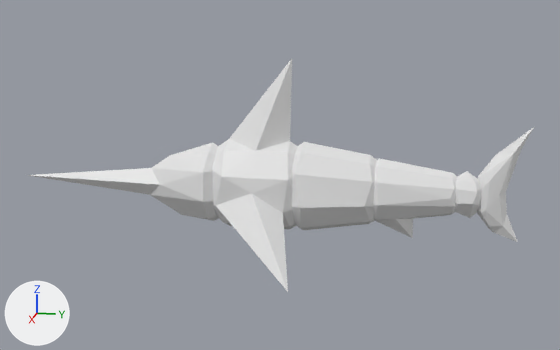
The FBX model Assets/Art/swordy.fbx as it was, and as the next commit left it.
Before and after are seen from a 50 mm camera at (19.41, 4.43, 5.14) aimed at (0.0, 0.54, 0.28). Arrows for +X, +Y and +Z are at lower left; the lights stay in place. Where no turn or scale is listed for an object, it has been applied to the vertices.

In view in the first picture: 'Swordy_Segment_0_Head', 'Swordy_Segment_1_Dorsal_Fin', 'Swordy_Segment_2_Body_1', 'Swordy_Segment_3_Body_2', 'Swordy_Segment_4_Tail_Pivot', 'Swordy_Segment_5_Tail_Fin'.
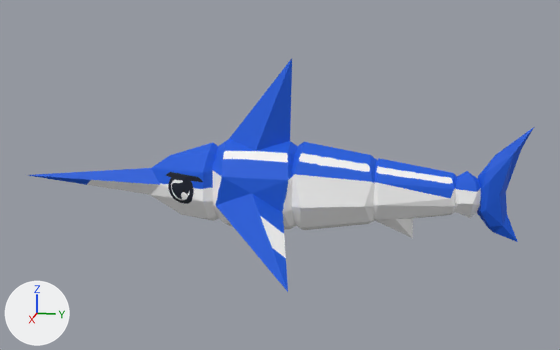
Pixel boxes (x1, y1, x2, y2) of what changed, in the pictures (560 x 350 px):
'Swordy_Segment_1_Dorsal_Fin', recoloured, surface changed (white to blue)
    both: (212, 59, 319, 292)
'Swordy_Segment_2_Body_1', recoloured, surface changed
    both: (291, 142, 377, 230)
'Swordy_Segment_3_Body_2', recoloured, surface changed
    both: (373, 158, 457, 238)
'Swordy_Segment_5_Tail_Fin', recoloured (grey to blue)
    both: (477, 127, 534, 242)
'Swordy_Segment_4_Tail_Pivot', recoloured
    both: (454, 171, 481, 218)
'Swordy_Segment_0_Head_SPEAR', added (blue)
    after: (28, 172, 91, 185)
part 4 of me_cylinder_005, built on
    before: (28, 168, 202, 201)
    after: (87, 168, 202, 201)
part 5 of me_cylinder_005, recoloured
    both: (151, 142, 218, 221)

What changed in the scene script:
```text
Add img_swordytexture_png:
    img_swordytexture_png = load_image('swordyTexture.png', 'swordyTexture.png', 1024, 1024, 'sRGB')
Add mat_swordymaterial:
    mat_swordymaterial = principled_material('SwordyMaterial')
    mat_swordymaterial.texture = img_swordytexture_png  # with its transparency
    mat_swordymaterial.roughness = 0.69
Change me_cylinder:
    where me_cylinder.from_pydata(...)  # 36 vertices, 68 faces; spans x -2.46..2.46, y 0.04..3.09, z -1.96..3.34
    used by ob_swordy_segment_1_dorsal_fin; location = (0.0, -1.57, 0.0)
    me_cylinder part 2: texture (UV) coordinates changed
    add me_cylinder.materials.append(mat_swordymaterial)  # picture img_swordytexture_png
Change me_cylinder_005:
    used by ob_swordy_segment_0_head; location = (0.0, -2.0, 0.0)
    remove me_cylinder_005.from_pydata(...)  # 24 vertices, 44 faces; spans x -0.82..0.82, y -4.75..1.41, z -1.08..1.08
    add me_cylinder_005.from_pydata(...)  # 31 vertices, 52 faces; spans x -0.82..0.82, y -2.92..1.41, z -1.08..1.08
    me_cylinder_005 part 4
    1 vertex is removed from x 0.0, y -4.75, z -0.07
    8 faces are deleted
    8 vertices are added at x -0.14..0.14, y -2.92..-0.84, z -0.26..0.12
    16 new faces join them
    me_cylinder_005 part 5: 36 faces spanning x -0.82..0.82, y -1.09..1.41, z -1.08..1.08 switch from no material to mat_swordymaterial (picture img_swordytexture_png)
Change me_cylinder_008:
    where me_cylinder_008.from_pydata(...)  # 34 vertices, 64 faces; spans x -0.65..0.65, y 0.0..2.68, z -1.23..0.84
    used by ob_swordy_segment_3_body_2; location = (0.0, 2.59, 0.0)
    me_cylinder_008 part 3: texture (UV) coordinates changed
    add me_cylinder_008.materials.append(mat_swordymaterial)  # picture img_swordytexture_png
Change me_cylinder_006:
    where me_cylinder_006.from_pydata(...)  # 30 vertices, 56 faces; spans x -0.92..0.92, y 0.0..3.02, z -1.2..1.2
    used by ob_swordy_segment_2_body_1; location = (0.0, 0.43, 0.0)
    me_cylinder_006 part 1: texture (UV) coordinates changed
    add me_cylinder_006.materials.append(mat_swordymaterial)  # picture img_swordytexture_png
Change me_cylinder_009:
    where me_cylinder_009.from_pydata(...)  # 24 vertices, 44 faces; spans x -0.393..0.393, y -0.001..1.0, z -0.606..0.614
    add me_cylinder_009.materials.append(mat_swordymaterial)  # picture img_swordytexture_png
Change me_cylinder_010:
    where me_cylinder_010.from_pydata(...)  # 30 vertices, 56 faces; spans x -0.26..0.26, y 0.0..1.28, z -1.16..1.79
    add me_cylinder_010.materials.append(mat_swordymaterial)  # picture img_swordytexture_png
Add me_cylinder_001:
    me_cylinder_001.from_pydata(...)  # 5 vertices, 4 faces; spans x -0.14..0.14, y -4.75..-2.71, z -0.26..0.12
    me_cylinder_001.materials.append(mat_swordymaterial)  # picture img_swordytexture_png
Add ob_swordy_segment_0_head_spear:
    ob_swordy_segment_0_head_spear = bpy.data.objects.new('Swordy_Segment_0_Head_SPEAR', me_cylinder_001)
    ob_swordy_segment_0_head_spear.location = (0.0, -2.0, 0.0)
```
